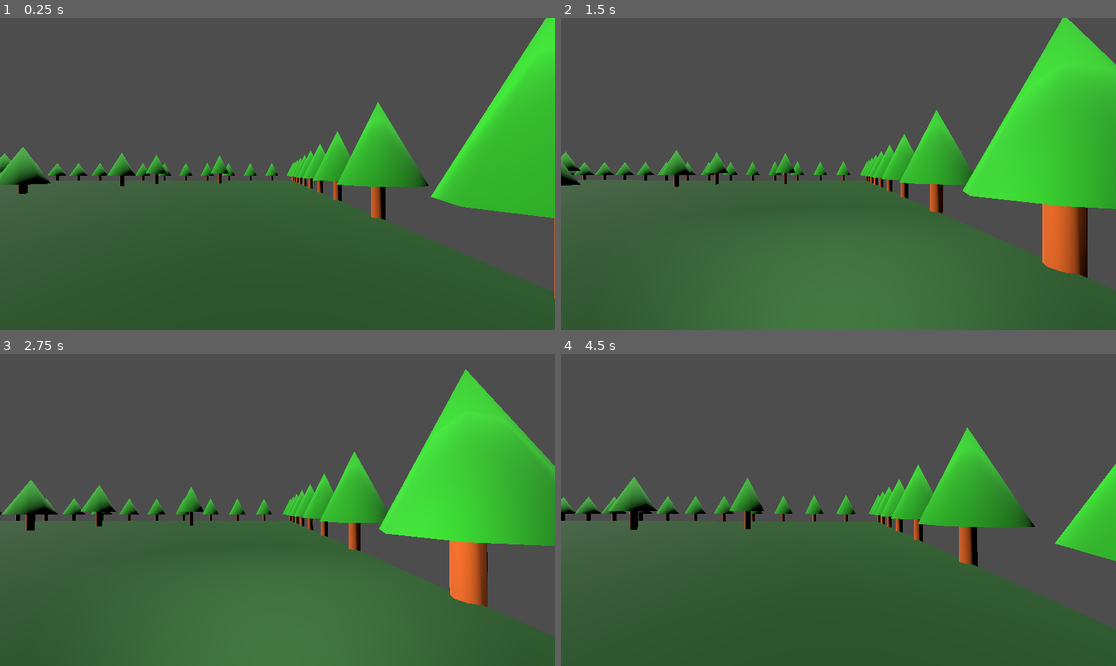
Above: before the commit, frames 1-4 (two rows, left to right).
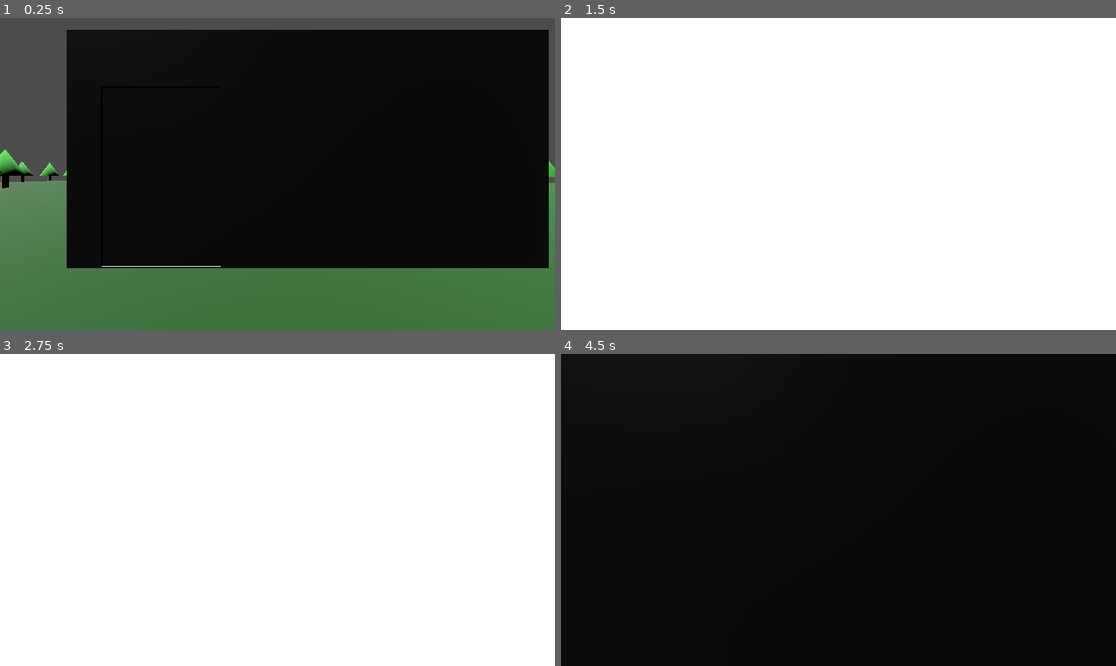
Above: after the commit, the same moments.

Repository: SolemnSintres/Godot3DStudy
Game: Godot game, scene res://world.tscn
Same seed, same stepped clock (60 frames per second), same inputs: the game is played once before the commit and once after it.
Inputs (mouse positions are in pixels of both pictures, inside the frame that each line leads up to):
- Up to frame 1 (0.25 s): no input
- Up to frame 2 (1.5 s): tap Enter at 0.5 s; move the mouse to (866, 174) at 0.52 s; hold E (interact, bound only after the commit) 0.53-1.28 s; hold W (move_forward) from 0.53 s (still down); move the mouse to (810, 174) at 1.27 s; tap F (flashlight) at 1.35 s
- Up to frame 3 (2.75 s): keep holding W (move_forward); tap E (interact, bound only after the commit) at 1.55 s; move the mouse to (288, 503) at 2.02 s; hold E (interact, bound only after the commit) from 2.03 s (still down)
- Up to frame 4 (4.5 s): keep holding W (move_forward); move the mouse to (832, 516) at 2.77 s; release E (interact, bound only after the commit) at 2.78 s; tap E (interact, bound only after the commit) at 2.85, 3.8, 4.35 s; move the mouse to (877, 513) at 3.52 s; hold F (flashlight) 3.53-4.28 s; move the mouse to (794, 506) at 4.27 s

The runs differ from the first frame. In frame 1, 91% of the frame differs, in the area x 0-100%, y 0-100%; in frame 2, 100%; in frame 3, 100%; in frame 4, 99%.

Commit message:
Added A Door and Raycast

Diff:
--- /dev/null
+++ b/door.tscn
@@ -0,0 +1,8 @@
+[gd_scene format=3 uid="uid://ctgg2vdg6gdyh"]
+
+[node name="Door" type="Node3D" unique_id=1706304728]
+
+[node name="panel" type="CSGBox3D" parent="." unique_id=842715281]
+transform = Transform3D(1, 0, 0, 0, 1, 0, 0, 0, 1, 1.000109, 1.505604, 0)
+use_collision = true
+size = Vector3(2, 3, 0.2)
--- a/player.gd
+++ b/player.gd
@@ -7,6 +7,7 @@
 @onready var head = $CollisionShape3D/Head
 @onready var flash = $CollisionShape3D/Head/Flashlight
 @onready var footstep = $AudioStreamPlayer3D
+@onready var sight = $CollisionShape3D/Head/RayCast3D
 
 func _ready():
 	Input.mouse_mode = Input.MOUSE_MODE_CAPTURED
@@ -41,3 +42,6 @@
 		Input.mouse_mode = Input.MOUSE_MODE_CAPTURED
 	if event.is_action_pressed("flashlight"):
 		flash.visible = not flash.visible
+	if event.is_action_pressed("interact"):
+		if sight.is_colliding():
+			print(sight.get_collider().name)
--- a/player.tscn
+++ b/player.tscn
@@ -29,6 +29,10 @@
 spot_angle = 50.0
 script = ExtResource("2_onrkg")
 
+[node name="RayCast3D" type="RayCast3D" parent="CollisionShape3D/Head" unique_id=1507747349]
+transform = Transform3D(1, 0, 0, 0, 1, 0, 0, 0, 1, 0, -0.01258409, -0.116141856)
+target_position = Vector3(0, 0, -2)
+
 [node name="AudioStreamPlayer3D" type="AudioStreamPlayer3D" parent="." unique_id=572456424]
 stream = ExtResource("3_i3pqv")
 volume_db = -20.0
--- a/project.godot
+++ b/project.godot
@@ -47,6 +47,11 @@
 "events": [Object(InputEventKey,"resource_local_to_scene":false,"resource_name":"","device":-1,"window_id":0,"alt_press …(192 unchanged characters)…
 ]
 }
+interact={
+"deadzone": 0.2,
+"events": [Object(InputEventKey,"resource_local_to_scene":false,"resource_name":"","device":-1,"window_id":0,"alt_pressed":false,"shift_pressed":false,"ctrl_pressed":false,"meta_pressed":false,"pressed":false,"keycode":0,"physical_keycode":69,"key_label":0,"unicode":101,"location":0,"echo":false,"script":null)
+]
+}
 
 [physics]
 
--- a/world.tscn
+++ b/world.tscn
@@ -3,6 +3,7 @@
 [ext_resource type="PackedScene" uid="uid://ddvhhhgsn1cbb" path="res://player.tscn" id="1_f3sb7"]
 [ext_resource type="Script" uid="uid://c46ckiycm7w0c" path="res://world.gd" id="1_tlwt5"]
 [ext_resource type="AudioStream" uid="uid://beyycymxttoqu" path="res://Wind.wav" id="3_tlwt5"]
+[ext_resource type="PackedScene" uid="uid://ctgg2vdg6gdyh" path="res://door.tscn" id="4_aqk2v"]
 
 [sub_resource type="StandardMaterial3D" id="StandardMaterial3D_gv5m4"]
 albedo_color = Color(0, 0.2175481, 1.2032687e-07, 1)
@@ -23,11 +24,11 @@
 
 [node name="Moon" type="DirectionalLight3D" parent="." unique_id=1873360212]
 transform = Transform3D(0.79004806, -0.0015941996, -0.6130429, 0.613045, 0.0020544892, 0.7900454, 0, -0.99999666, 0.002600461, -32.12146, 58.96749, 0)
-light_energy = 2.11
+light_energy = 4.0
 light_indirect_energy = 12.881
 
 [node name="Player" parent="." unique_id=313194366 instance=ExtResource("1_f3sb7")]
-transform = Transform3D(1, 0, 0, 0, 1, 0, 0, 0, 1, 46.349922, 1.2355709, -2.2643867)
+transform = Transform3D(1, 0, 0, 0, 1, 0, 0, 0, 1, 1.9693174, 1.2355709, 6.7333617)
 
 [node name="House" type="CSGBox3D" parent="." unique_id=1473746256]
 transform = Transform3D(1, 0, 0, 0, 1, 0, 0, 0, 1, 2.4765358, 1.9992771, 0)
@@ -78,3 +79,6 @@
 [node name="CollisionShape3D" type="CollisionShape3D" parent="InWall4" unique_id=224662227]
 transform = Transform3D(1, 0, 0, 0, 1, 0, 0, 0, 1, 0, 2.4879837, 0)
 shape = SubResource("BoxShape3D_aqk2v")
+
+[node name="Door" parent="." unique_id=1706304728 instance=ExtResource("4_aqk2v")]
+transform = Transform3D(1, 0, 0, 0, 1, 0, 0, 0, 1, -0.9761305, 0.04558873, 2.8559384)
